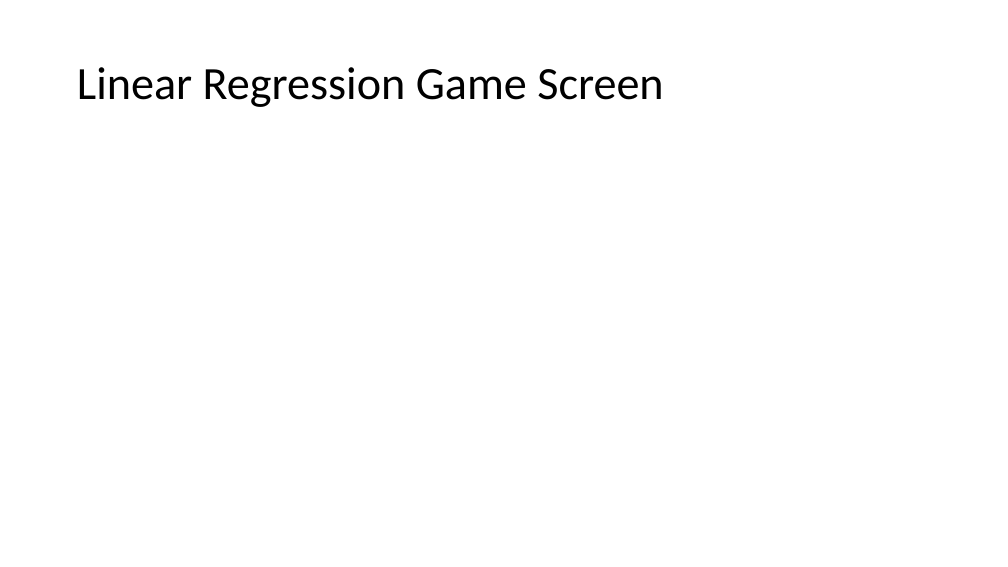
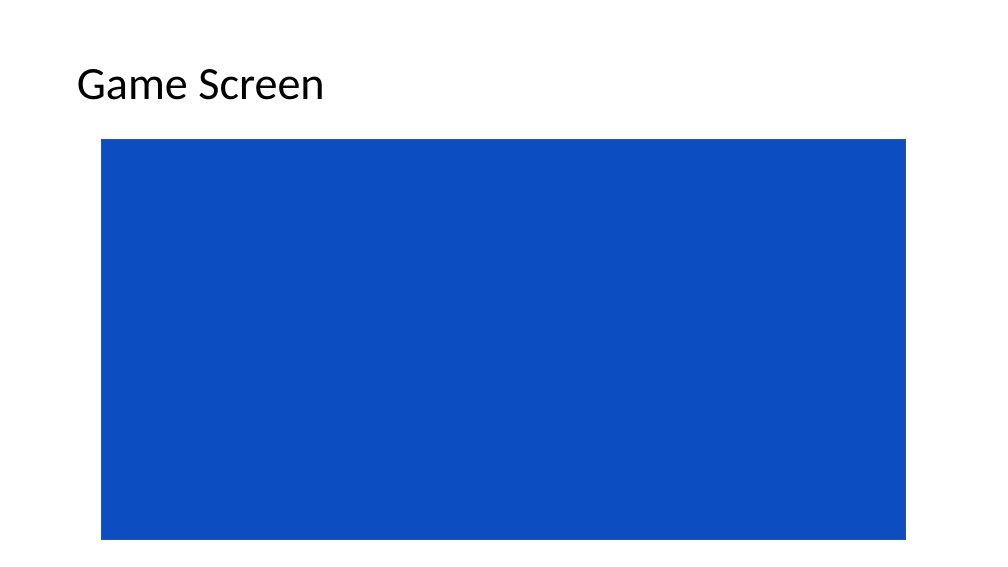
Before and after one commit to codingWithAndy/Thesis_Project, a slide deck: slide 6 of Additional Content/App Storyboard.pptx. Drawn at 1008x567 pixels with LibreOffice and Linux fonts; fonts in the diff are those of the drawing. Boxes give left, top, right and bottom in pixels: in the first picture for what was removed or moved away, otherwise in the second. Text is boxed around its words. In the diff, an @@ line names an element or a change of style, - is before the commit and + after.

```diff
--- a/Additional Content/App Storyboard.pptx
+++ b/Additional Content/App Storyboard.pptx
@@ title at (77,69,324,100): text changed @@
-Linear Regression Game Screen
+Game Screen
@@ rectangle added at (102,140,907,540), fill #0C4EC2, outline #325491 1 pt @@
```
Also in this commit, not shown: 7 other slides changed, 1 slide added, 1 slide removed, 5 other files.
